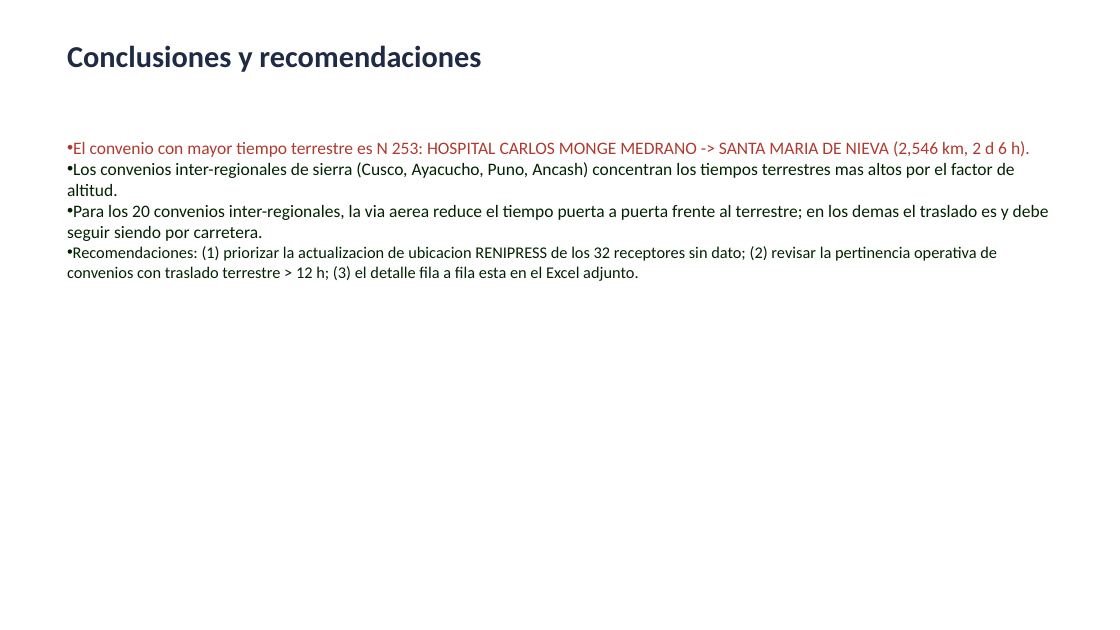
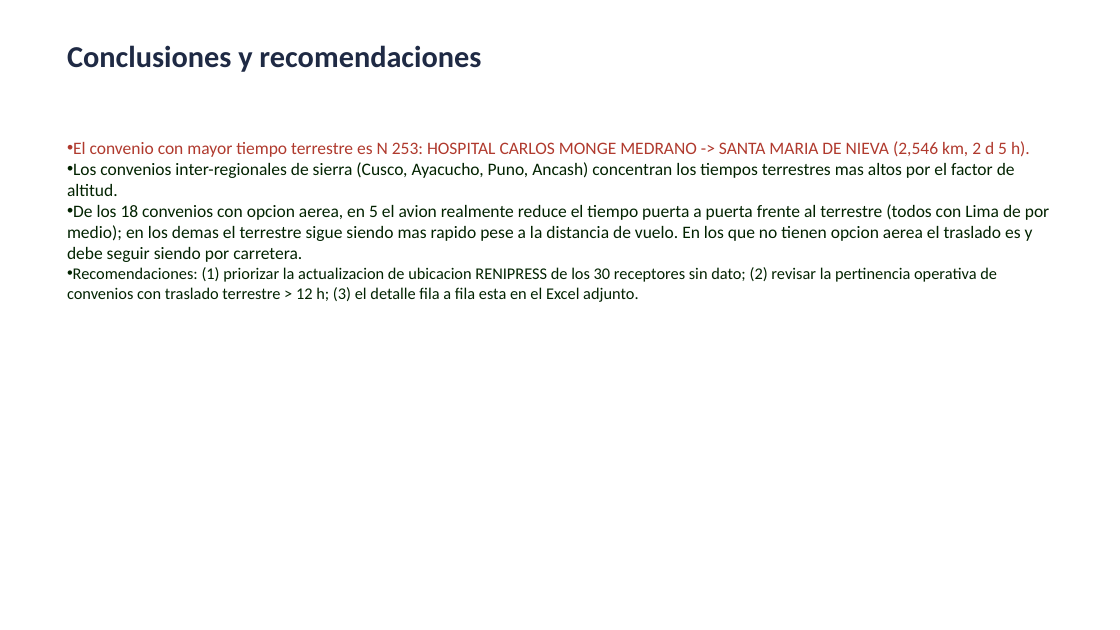
Before and after one commit to rojasarca-code/geolocalizacion-bancos-sangre-diban, a slide deck: slide 8 of datos/Resumen_tiempos_convenios_BS.pptx. Drawn at 1120x630 pixels with LibreOffice and Linux fonts; fonts in the diff are those of the drawing. Boxes give left, top, right and bottom in pixels: in the first picture for what was removed or moved away, otherwise in the second. Text is boxed around its words. In the diff, an @@ line names an element or a change of style, - is before the commit and + after.

```diff
--- a/datos/Resumen_tiempos_convenios_BS.pptx
+++ b/datos/Resumen_tiempos_convenios_BS.pptx
@@ text at bbox=[73, 141, 1030, 157]: text changed @@
-• El convenio con mayor tiempo terrestre es N 253: HOSPITAL CARLOS MONGE MEDRANO -> SANTA MARIA DE NIEVA (2,546 km, 2 d 6 h).
+• El convenio con mayor tiempo terrestre es N 253: HOSPITAL CARLOS MONGE MEDRANO -> SANTA MARIA DE NIEVA (2,546 km, 2 d 5 h).
@@ text at bbox=[67, 204, 1049, 302]: text changed; size 14 to 15 pt @@
-• Para los 20 convenios inter-regionales, la via aerea reduce el tiempo puerta a puerta frente al terrestre; en los demas el traslado es y debe seguir siendo por carretera.
-• Recomendaciones: (1) priorizar la actualizacion de ubicacion RENIPRESS de los 32 receptores sin dato; (2) revisar la pertinencia operativa de convenios con traslado terrestre > 12 h; (3) el detalle fila a fila esta en el Excel adjunto.
+• De los 18 convenios con opcion aerea, en 5 el avion realmente reduce el tiempo puerta a puerta frente al terrestre (todos con Lima de por medio); en los demas el terrestre sigue siendo mas rapido pese a la distancia de vuelo. En los que no tienen opcion aerea el traslado es y debe seguir siendo por carretera.
+• Recomendaciones: (1) priorizar la actualizacion de ubicacion RENIPRESS de los 30 receptores sin dato; (2) revisar la pertinencia operativa de convenios con traslado terrestre > 12 h; (3) el detalle fila a fila esta en el Excel adjunto.
```
Also in this commit, not shown: 7 other slides changed, 6 other files.
